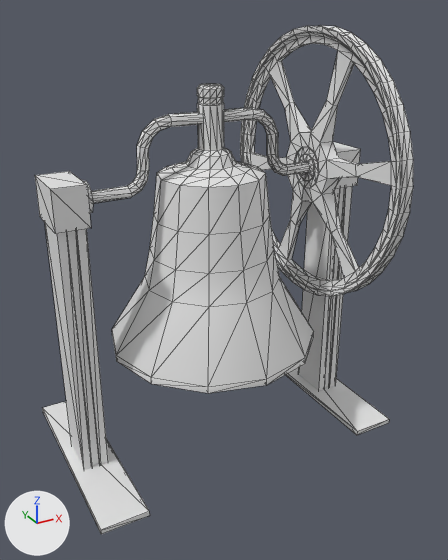
The FBX model MapObject/big bell/big bell ani.FBX: old version first, new version second.
One viewpoint serves both versions: a 50 mm lens placed at (-0.0518, -0.0989, 0.0813), pointed at (0.0012, -0.0026, 0.0332). The axes (+X, +Y, +Z) are drawn at lower left. The lights are the same throughout. Mesh edges are drawn as thin lines. Where no turn or scale is listed for an object, it has been applied to the vertices.
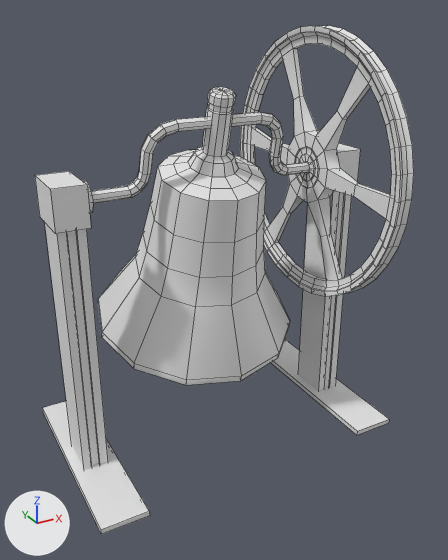
Where the newer file only moved an object's origin or applied its transform, the numbers keep the older frame.

Edits to the bpy script that builds the scene:
```text
Change me_mesh_001:
    used by ob_object001; location = (0.0, 0.0, 0.0523)
    remove me_mesh_001.from_pydata(...)  # 934 vertices, 1872 faces; spans x -0.0262..0.0263, y -0.026..0.0259, z -0.0324..0.0259
    add me_mesh_001.from_pydata(...)  # 934 vertices, 948 faces; spans x -0.0262..0.0263, y -0.0261..0.0282, z -0.0366..0.026
    me_mesh_001 part 1: the loose piece of 552 vertices spanning x 0.0212..0.0242, y -0.026..0.0259, z -0.026..0.0259 is rebuilt with 552 vertices and now spans x 0.0212..0.0242, y -0.0261..0.026, z -0.0261..0.026
    me_mesh_001 part 2: the loose piece of 230 vertices spanning x -0.0205..0.0206, y -0.0206..0.0206, z -0.0324..0.0168 is rebuilt with 230 vertices and now spans x -0.0205..0.0206, y -0.0118..0.0282, z -0.0366..0.0167
    me_mesh_001 part 3: 150 vertices removed from x -0.0262..0.0263, y -0.0011..0.0011, z -0.0012..0.0124; 150 vertices added at x -0.0262..0.0263, y -0.004..0.0011, z -0.0011..0.012
```

What differs and where, as boxes (x1, y1, x2, y2) in the pictures (448 x 560 px; the box of a moved part takes in the faces that stretch with it):
'Object001', reshaped
    before: (91, 25, 413, 393)
    after: (91, 26, 414, 385)
part 1 of me_mesh_001, rebuilt
    before: (240, 25, 413, 296)
    after: (240, 26, 414, 296)
part 2 of me_mesh_001, rebuilt
    before: (112, 84, 314, 393)
    after: (98, 87, 290, 385)
part 3 of me_mesh_001, moved or reshaped
    before: (91, 107, 310, 203)
    after: (91, 112, 310, 203)
